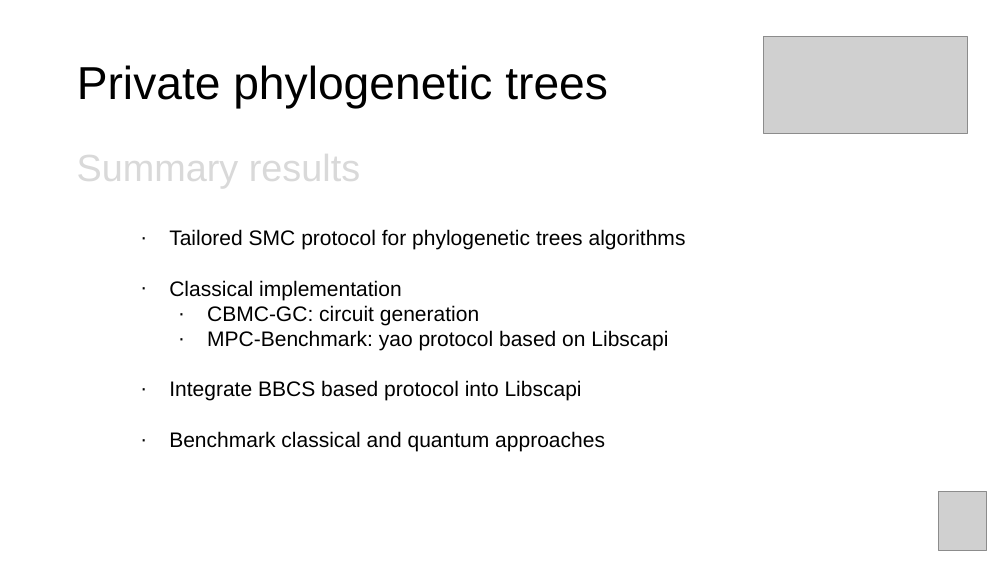
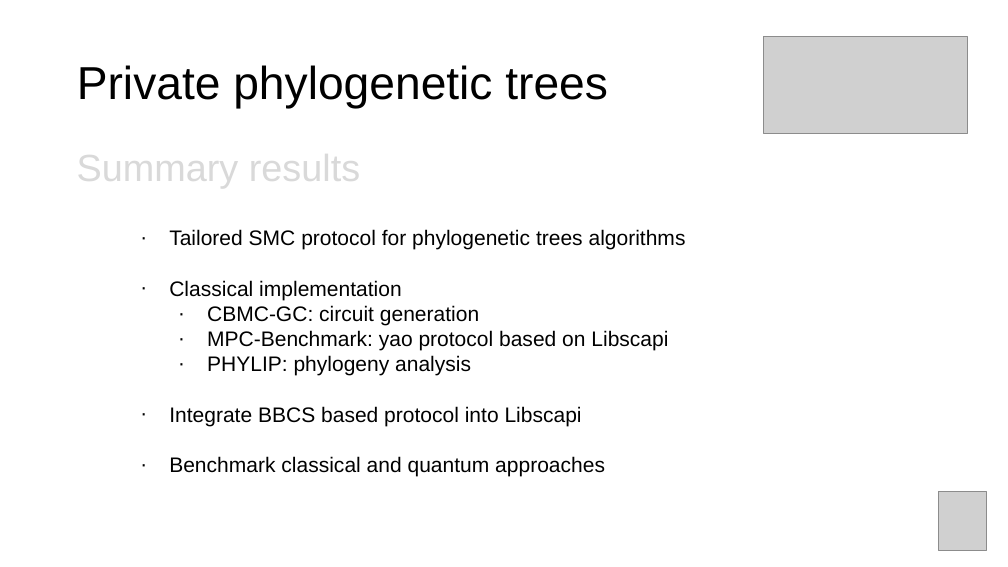
Before and after one commit to manel1874/PhD-thesis, a slide deck: slide 27 of thesis_defense/Thesis_presentation.pptx (slide 26 before the commit). Drawn at 1008x567 pixels with LibreOffice and Linux fonts; fonts in the diff are those of the drawing; grey boxes stand for pictures. Boxes give left, top, right and bottom in pixels: in the first picture for what was removed or moved away, otherwise in the second. Text is boxed around its words. In the diff, an @@ line names an element or a change of style, - is before the commit and + after.

```diff
--- a/thesis_defense/Thesis_presentation.pptx
+++ b/thesis_defense/Thesis_presentation.pptx
@@ text at [207, 355, 471, 376]: paragraph added @@
+  ∙ PHYLIP: phylogeny analysis
```
Also in this commit, not shown: 10 other slides changed, 17 slides added, 1 slide removed, 1 other file.
